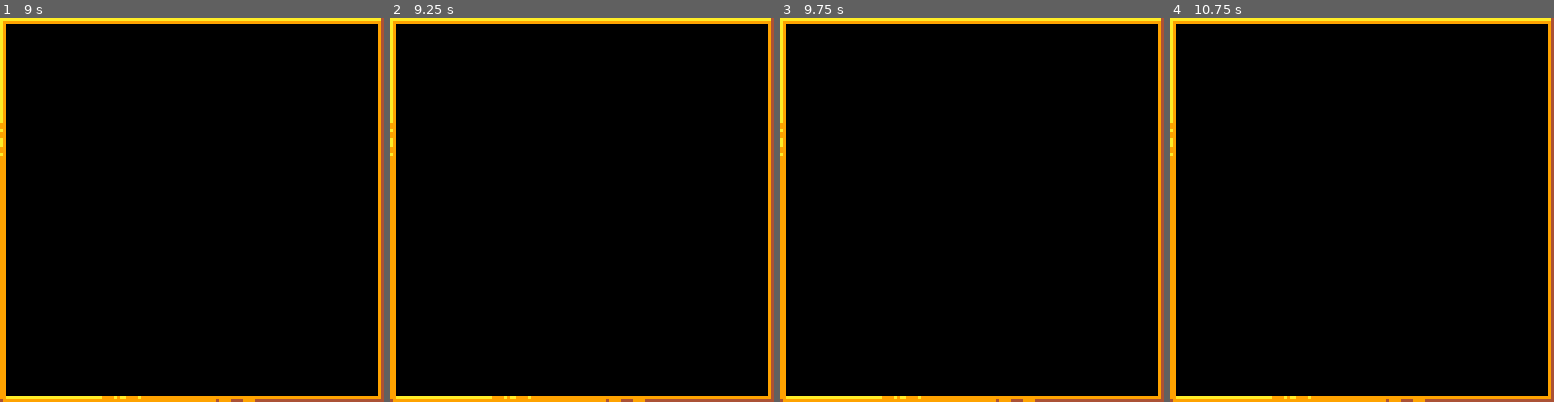
Above: before the commit, frames 1-4 (left to right).
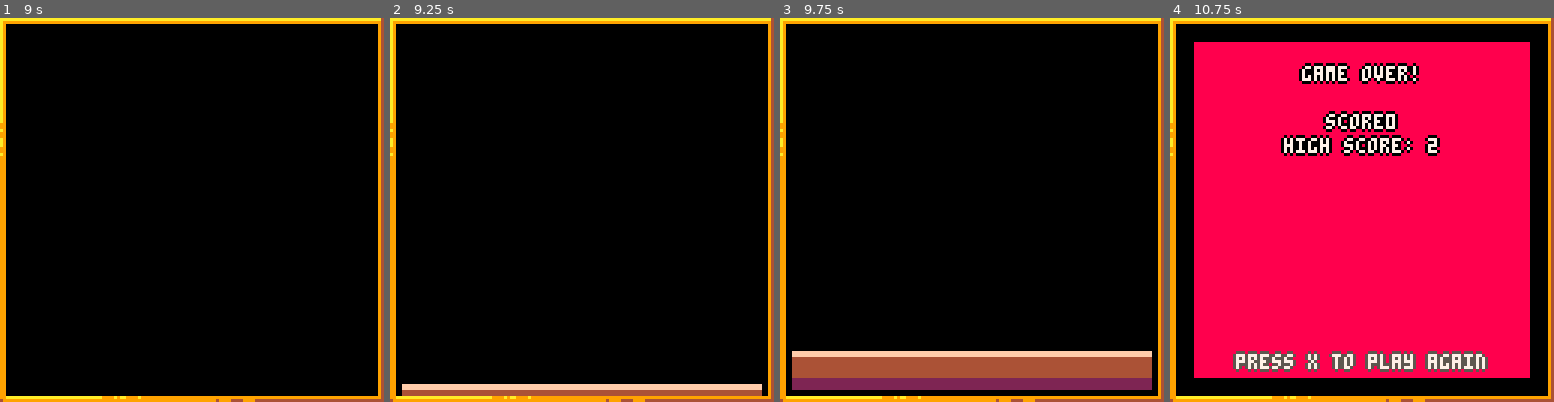
Above: after the commit, the same moments.

Repository: Jonic/knifey-spoony
Game: PICO-8 cartridge knifey-spoony.p8
Two runs of this game, one before a commit and one after it. Both use one fixed random seed, a clock stepped at 60 frames per second and the inputs below.
Inputs:
- Up to frame 1 (9 s): tap X (X key) at 0.33, 1.07, 1.85, 2.97, 4.08, 5.2, 6.32, 7.43, 8.55 s; tap O (Z key) at 0.7, 1.7, 2.1, 2.5, 2.9, 3.3, 3.7, 4.1, 4.5, 4.9, 5.3, 5.7, 6.1, 6.5, 6.9, 7.3, 7.7, 8.1, 8.5, 8.9 s; hold Right 1.6-2.1 s; hold Right 2.47-3.03 s; hold Left 3.08-3.58 s; hold Right 4.02-4.68 s; hold Left 5.08-5.68 s; hold Right 6.08-6.58 s; hold Right 6.63-7.13 s; hold Right 7.5-8.07 s; hold Left 8.12-8.62 s
- Up to frame 2 (9.25 s): hold Right from 9.05 s (still down)
- Up to frame 3 (9.75 s): tap O (Z key) at 9.3, 9.7 s; tap X (X key) at 9.67 s; release Right at 9.72 s
- Up to frame 4 (10.75 s): tap O (Z key) at 10.1, 10.5 s; hold Left 10.12-10.72 s

Frame 1 is identical in both runs. In frame 2, 2.9% of the frame differs, in the area x 3-97%, y 95-99%; in frame 3, 9.5%; in frame 4, 74%, in the area x 6-94%, y 6-94%.

Commit message:
Reset frame count in screens

Diff:
--- a/knifey-spoony.p8
+++ b/knifey-spoony.p8
@@ -528,6 +528,7 @@
 
   s.init = function()
     destroy_objects()
+    s.frame_count = 0
     if (s.props.init) s.props.init()
   end
 
